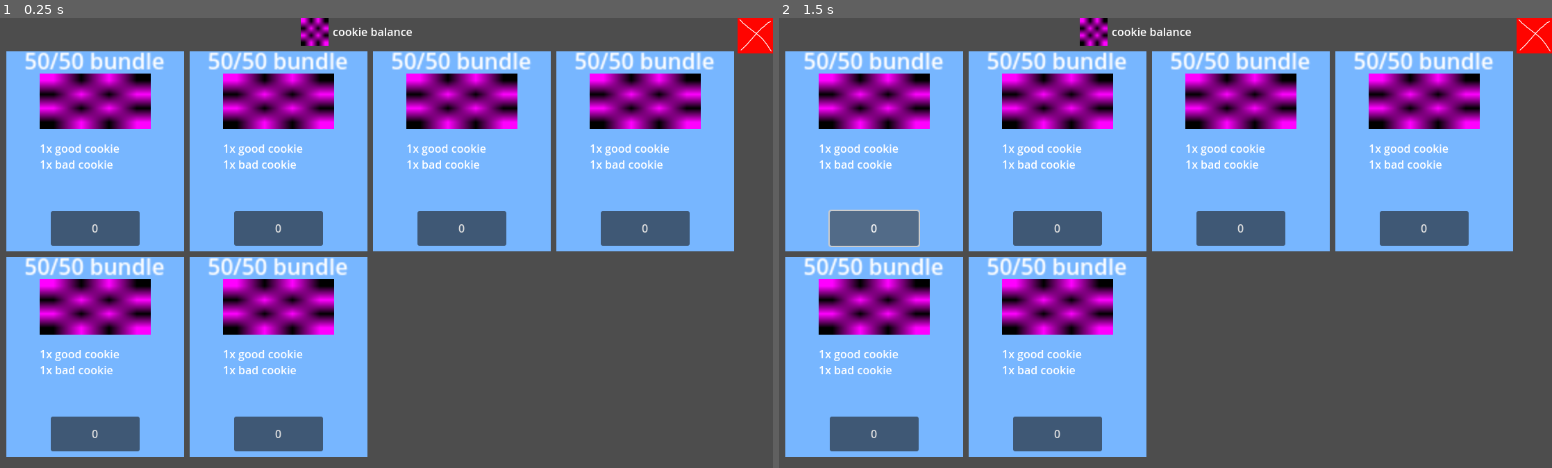
Above: before the commit, frames 1-2 (left to right).
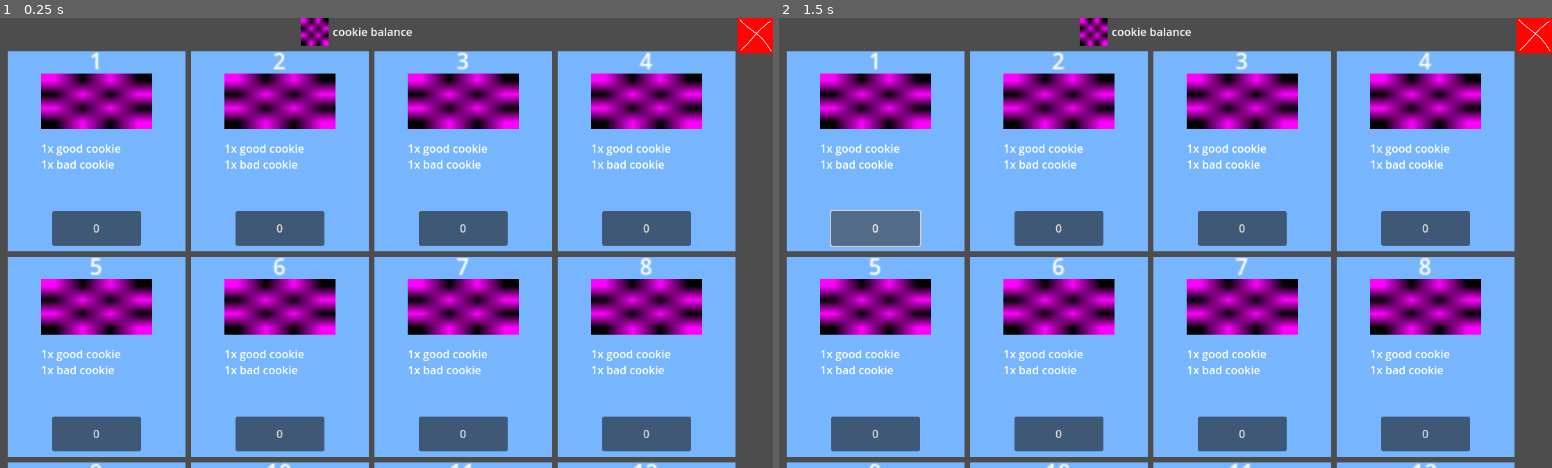
Above: after the commit, the same moments.

Repository: hypercube143/risk-it-for-the-biscuit
Game: Godot game, scene res://scenes/shopgui.tscn
Same seed, same stepped clock (60 frames per second), same inputs: the game is played once before the commit and once after it.
Inputs:
- Up to frame 1 (0.25 s): no input
- Up to frame 2 (1.5 s): click "0" at 0.5 s; click "0" at 1.25 s

The runs differ from the first frame. In frame 1, 27% of the frame differs, in the area x 0-96%, y 7-100%; in frame 2, 27%.

Commit message:
scroll ability within shop

Diff:
--- a/scenes/shopgui.tscn
+++ b/scenes/shopgui.tscn
@@ -13,14 +13,6 @@
 grow_horizontal = 2
 grow_vertical = 2
 script = ExtResource("1_u6otp")
-
-[node name="GridContainer" type="GridContainer" parent="."]
-layout_mode = 0
-offset_left = 48.0
-offset_top = 48.0
-offset_right = 88.0
-offset_bottom = 88.0
-columns = 4
 
 [node name="close_button" type="TextureButton" parent="."]
 layout_mode = 0
@@ -45,3 +37,15 @@
 offset_right = 512.0
 offset_bottom = 40.0
 texture = SubResource("PlaceholderTexture2D_wrdio")
+
+[node name="ScrollContainer" type="ScrollContainer" parent="."]
+layout_mode = 0
+offset_left = 50.0
+offset_top = 48.0
+offset_right = 1101.0
+offset_bottom = 648.0
+
+[node name="GridContainer" type="GridContainer" parent="ScrollContainer"]
+custom_minimum_size = Vector2(1050, 500)
+layout_mode = 2
+columns = 4
--- a/scripts/global.gd
+++ b/scripts/global.gd
@@ -16,6 +16,12 @@
 	cookiedat_f.close()
 	shopdat_f.close()
 
+	# fake items for testing REMOVE THIS LATER
+	for i in range(1, 20):
+		var d = shopdat['1'].duplicate()
+		d['name'] = str(int(i))
+		shopdat[str(int(i))] = d
+
 
 # Called every frame. 'delta' is the elapsed time since the previous frame.
 func _process(delta: float) -> void:
--- a/scripts/shopdat.json
+++ b/scripts/shopdat.json
@@ -3,24 +3,4 @@
 		{"id": "1", "count": 1},
 		{"id": "2", "count": 1}
 		]},
-	"2": {"name": "50/50 bundle", "desc": "...", "price": 0, "icon": "", "items": [
-		{"id": "1", "count": 1},
-		{"id": "2", "count": 1}
-		]},
-	"3": {"name": "50/50 bundle", "desc": "...", "price": 0, "icon": "", "items": [
-		{"id": "1", "count": 1},
-		{"id": "2", "count": 1}
-		]},
-	"4": {"name": "50/50 bundle", "desc": "...", "price": 0, "icon": "", "items": [
-		{"id": "1", "count": 1},
-		{"id": "2", "count": 1}
-		]},
-	"5": {"name": "50/50 bundle", "desc": "...", "price": 0, "icon": "", "items": [
-		{"id": "1", "count": 1},
-		{"id": "2", "count": 1}
-		]},
-	"6": {"name": "50/50 bundle", "desc": "...", "price": 0, "icon": "", "items": [
-		{"id": "1", "count": 1},
-		{"id": "2", "count": 1}
-		]},
 }
--- a/shopgui.gd
+++ b/shopgui.gd
@@ -1,7 +1,8 @@
 extends Control
 
 @onready var itemframescene = preload("res://scenes/itemframe.tscn")
-@onready var gridcontainer = $GridContainer
+@onready var gridcontainer = $ScrollContainer/GridContainer
+@onready var scrollcontainer = $ScrollContainer
 
 func _ready() -> void:
 	# display cookies in shop as 'item frames' by iterating though shop data
@@ -15,7 +16,8 @@
 		var items_label = item_frame.get_child(4)
 
 		item_frame.position = Vector2(60,60)
-		gridcontainer.scale = Vector2(2,2)
+		#gridcontainer.scale = Vector2(2,2)
+		scrollcontainer.scale = Vector2(2,2)
 
 		name_label.text = bundle_data['name']
 		buy_button.text = str(int(bundle_data['price']))
